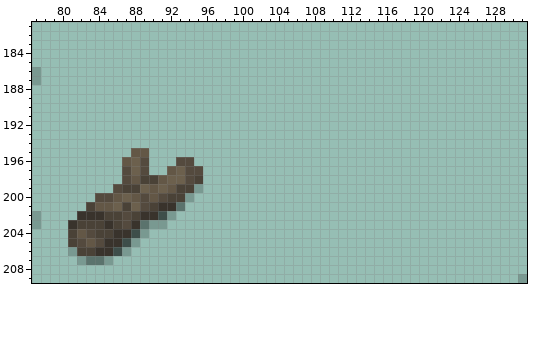
One commit to this pixel-art file: src/concept/sprite/decor.aseprite. Above, as it was before the edit.
256x256 pixels, 1 frame. Colours within 5 levels of each other are drawn and written as one. Shown: x 77..131, y 181..209.
And afterwards:
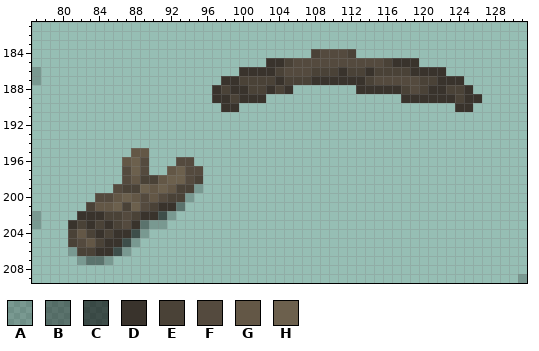
Palette (. is transparent): A #00000032  B #00000064  C #00000096  D #39332c  E #4a4237  F #544a3e  G #635746  H #6c604d
From old to new:
--- layer "Layer 1"
@@ x 95..128 @@
 183 ..................................
-184 ..................................
-185 ..................................
-186 ..................................
-187 ..................................
-188 ..................................
-189 ..................................
-190 ..................................
+184 .............EFFFE................
+185 ........DDEFFFFFFFFFFEDDD.........
+186 .....DDDDEFFFEEEDEEDEEEEDDDD......
+187 ...DDEEEEDEEEDDDDDDEFFFFFEEDDD....
+188 ..DEDDEEDED.......DDDDDEFEDDEED...
+189 ..DDEDDD...............DDDDDDEDD..
+190 ...DD........................DD...
 191 ..................................
@@ x 81..86 @@
 202 .DDDEE
-203 DEEEDE
-204 EGFEED
-205 EFGFDD
+203 DEDEDE
+204 EGEDED
+205 EFGEDD
 206 AEEDDC
Boxes around the changes in both pictures, in picture pixels (x1, y1, x2, y2):
added: (212, 49, 482, 112)
changed: (86, 220, 104, 247)
